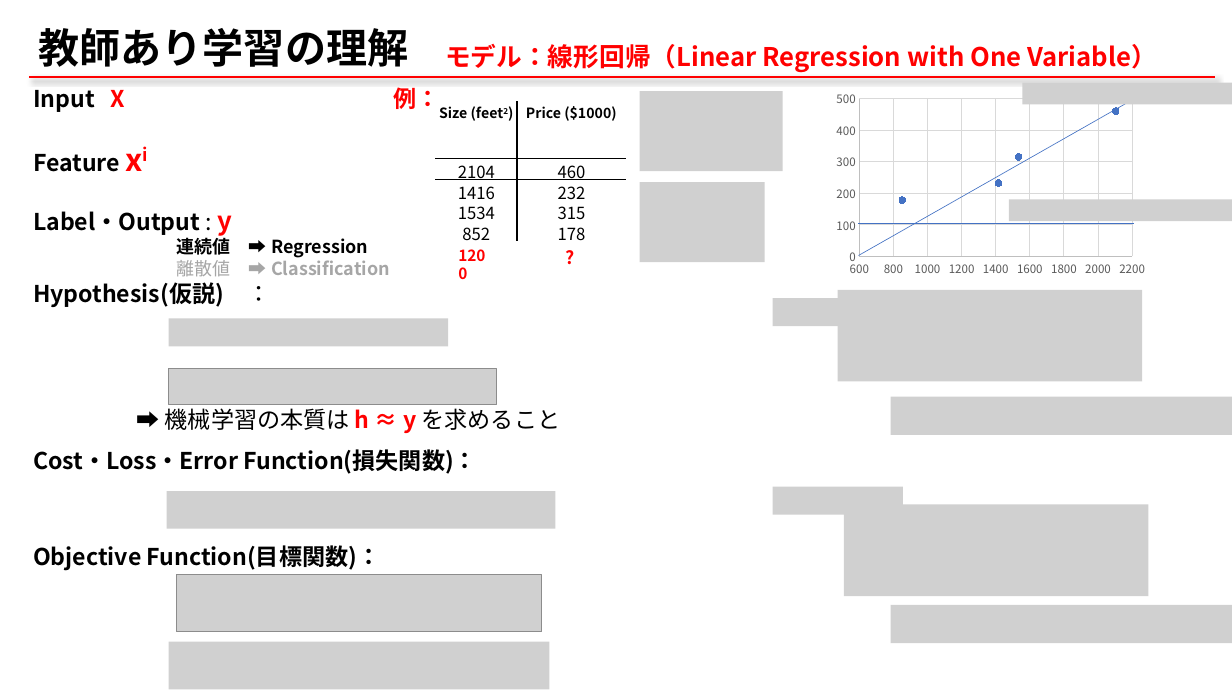
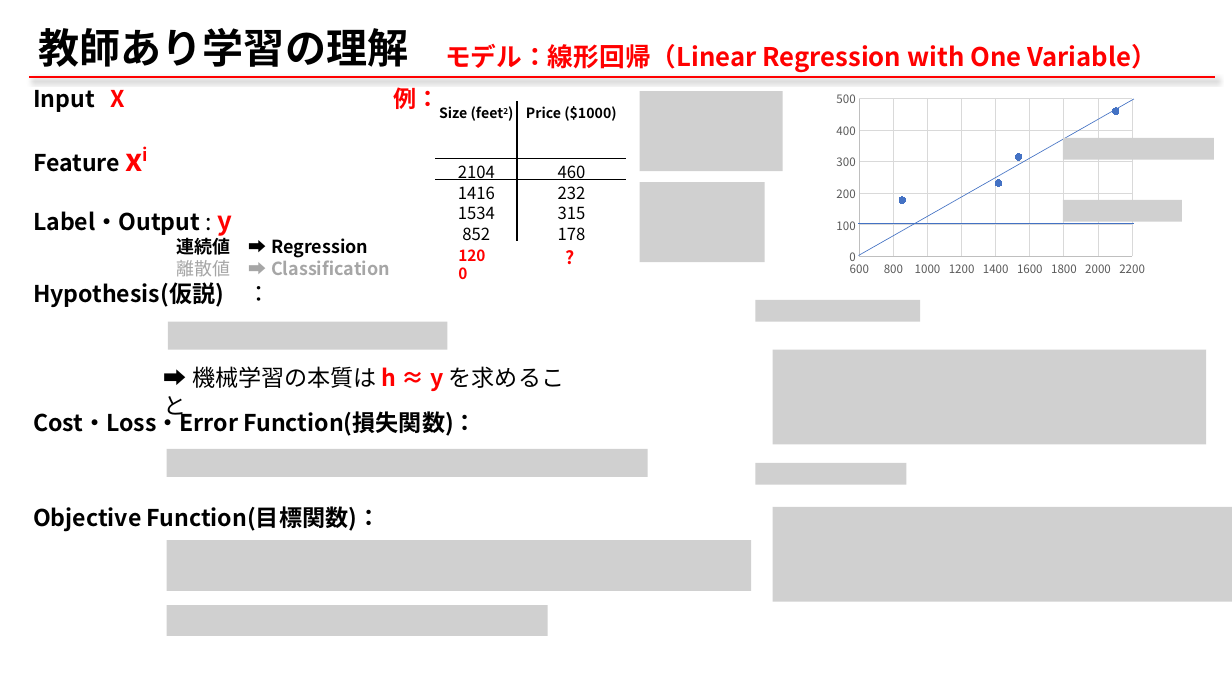
Before and after one commit to qqinxl2015/machine-learning-basic, a slide deck: slide 13 of _ML_00_start.pptx. Drawn at 1232x693 pixels with LibreOffice and Linux fonts; fonts in the diff are those of the drawing; grey boxes stand for pictures; background and template pictures are left out. Boxes give left, top, right and bottom in pixels: in the first picture for what was removed or moved away, otherwise in the second. Text is boxed around its words. In the diff, an @@ line names an element or a change of style, - is before the commit and + after.

Commit message:
ppt

```diff
--- a/_ML_00_start.pptx
+++ b/_ML_00_start.pptx
@@ picture removed at <box>1023,83,1232,105</box> @@
@@ picture added at <box>1063,138,1214,160</box> @@
@@ picture: place and size @@
-picture at <box>1009,200,1232,222</box>
+picture at <box>1063,200,1182,222</box>
@@ picture removed at <box>838,290,1142,382</box> @@
@@ picture: place and size @@
-picture at <box>773,299,903,326</box>
+picture at <box>755,300,920,323</box>
@@ picture added at <box>773,349,1206,444</box> @@
@@ picture removed at <box>168,369,496,405</box> @@
@@ text added at <box>192,366,564,391</box>, 18 pt, text #000000 @@
+➡ 機械学習の本質は h ≈ y を求めること
@@ text "Cost・Loss・Error Function(損失関数)：": place and size @@
-text "Cost・Loss・Error Function(損失関数)：" at <box>33,449,476,571</box>
+text "Cost・Loss・Error Function(損失関数)：" at <box>33,408,476,532</box>
@@ text at <box>165,408,561,433</box>: paragraph removed @@
-➡ 機械学習の本質は h ≈ y を求めること
@@ picture removed at <box>891,396,1232,435</box> @@
@@ picture added at <box>166,449,647,477</box> @@
@@ picture added at <box>755,463,906,485</box> @@
@@ picture removed at <box>166,492,555,529</box> @@
@@ picture: place and size @@
-picture at <box>844,505,1148,596</box>
+picture at <box>773,507,1232,602</box>
@@ picture removed at <box>773,487,903,515</box> @@
@@ picture added at <box>166,540,751,591</box> @@
@@ picture removed at <box>177,575,543,632</box> @@
@@ picture added at <box>166,605,547,636</box> @@
@@ picture removed at <box>891,605,1232,644</box> @@
@@ picture removed at <box>168,642,549,690</box> @@
```
Also in this commit, not shown: 2 other slides changed, 2 other files.
